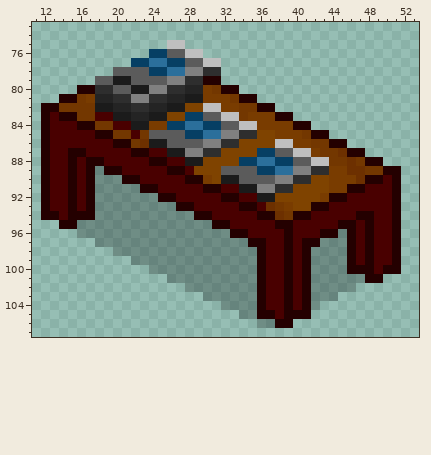
File history of a sprite sheet, src/images/shelf.png. The picture above was drawn from the file before the commit.
The file is 64x128 pixels. Colours within 5 levels of each other are drawn and written as one. Shown: x 11..53, y 73..107.
Now the later version:
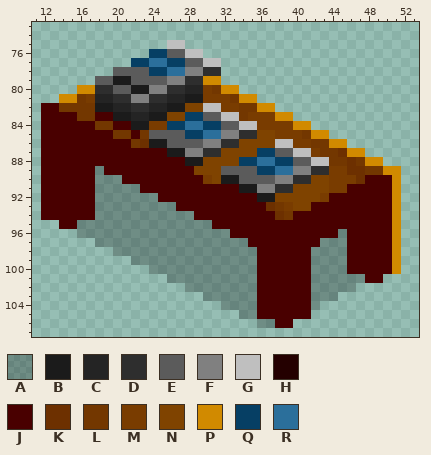
Palette (. is transparent): A #00000042  B #1b1b1b  C #242424  D #2e2e2e  E #5b5b5b  F #808080  G #bfbfbf  H #240000  J #490000  K #6d3000  L #733700  M #793c00  N #7f4300  P #d18a00  Q #063f64  R #2b6f9b
The edit:
Colour J replaces colour H in row 82 at x 12 to 13; in row 83 at x 12 and 14 to 15; in row 84 at x 12 and 16 to 17; in row 85 at x 12 and 18 to 19; in row 86 at x 12 and 20 to 21; in row 87 at x 12, 15 to 16 and 22 to 23.
Colour J replaces colour H in row 88 at x 12, 15, 17 to 18 and 24 to 25; in row 89 at x 12, 15, 17, 19 to 20 and 26 to 27; in row 90 at x 12, 15, 17, 21 to 22, 28 to 29 and 48 to 49; in row 91 at x 12, 15, 17, 23 to 24, 30 to 31 and 46 to 47; in row 92 at x 12, 15, 17, 25 to 26, 32 to 33 and 44 to 45; in row 93 at x 12, 15, 17, 27 to 28, 34 to 35 and 42 to 43.
Colour J replaces colour H in row 94 at x 12 to 13, 15 to 17, 29 to 30, 36 to 37, 40 to 41 and 47 to 48; in row 95 at x 14 to 15, 31 to 32, 38 to 39, 45 to 46 and 48; in row 96 at x 33 to 34, 39, 43 to 44, 46 and 48; in row 97 at x 35 to 36, 39, 41 to 42, 46 and 48; in rows 98 to 99 at x 36, 39, 41, 46 and 48; in row 100 at x 36, 39, 41, 46 to 48 and 50.
Colour J replaces colour H in row 101 at x 36, 39, 41 and 48 to 49; in rows 102 to 104 at x 36, 39 and 41; in row 105 at x 36 to 37 and 39 to 41; in row 106 at x 38 to 39.
Colour P replaces colour H in row 79 at x 30 to 31; in row 80 at x 16 to 17 and 32 to 33; in row 81 at x 14 to 15 and 34 to 35; in row 82 at x 36 to 37; in row 83 at x 38 to 39; in row 84 at x 40 to 41.
Colour P replaces colour H in row 85 at x 42 to 43; in row 86 at x 44 to 45; in row 87 at x 46 to 47; in row 88 at x 48 to 49; in row 89 at x 50 to 51; in rows 90 to 100 at x 51.
Changed places in both pictures, as pixel boxes (x1, y1, x2, y2):
changed: (41, 76, 401, 328)
